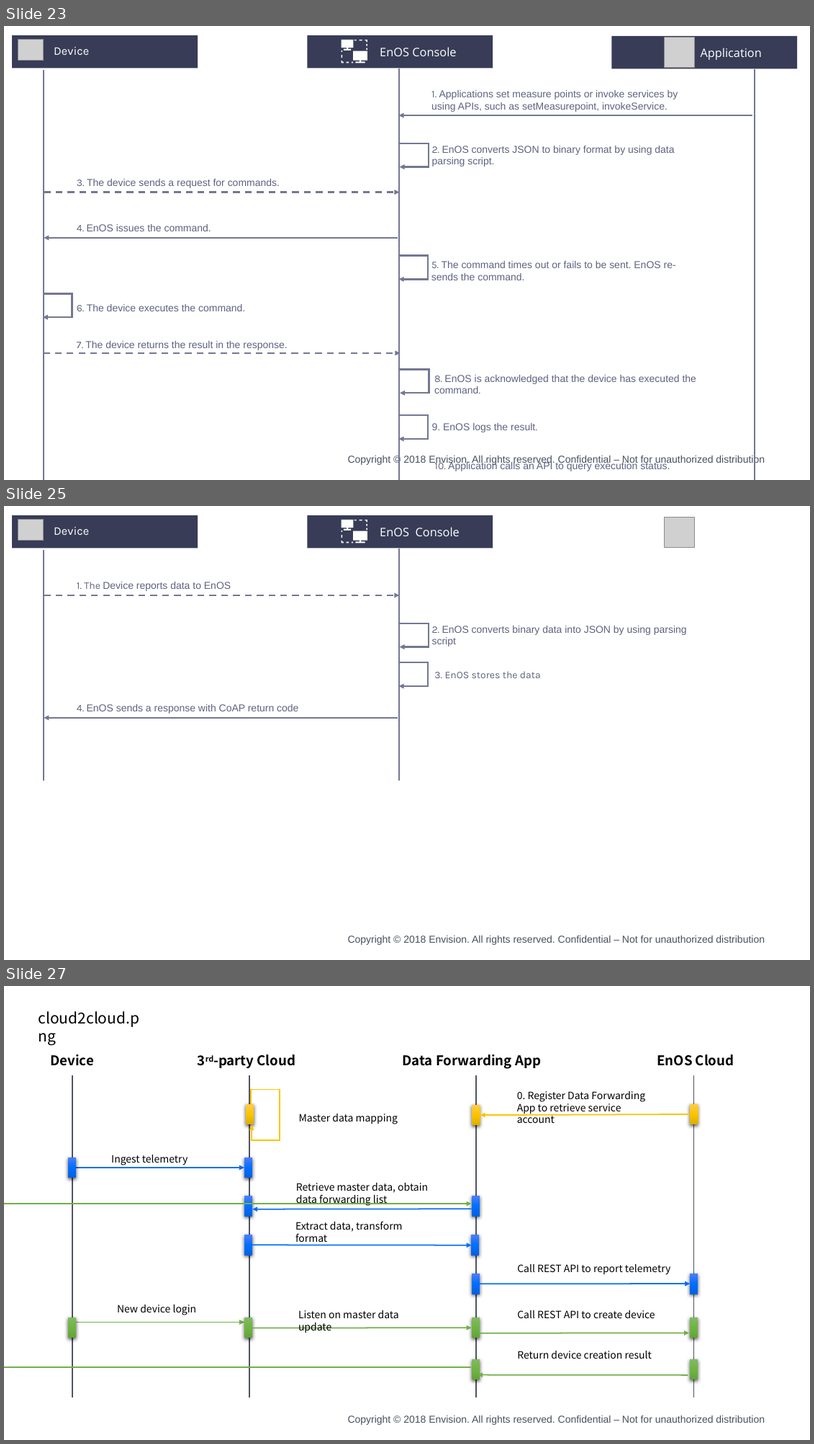
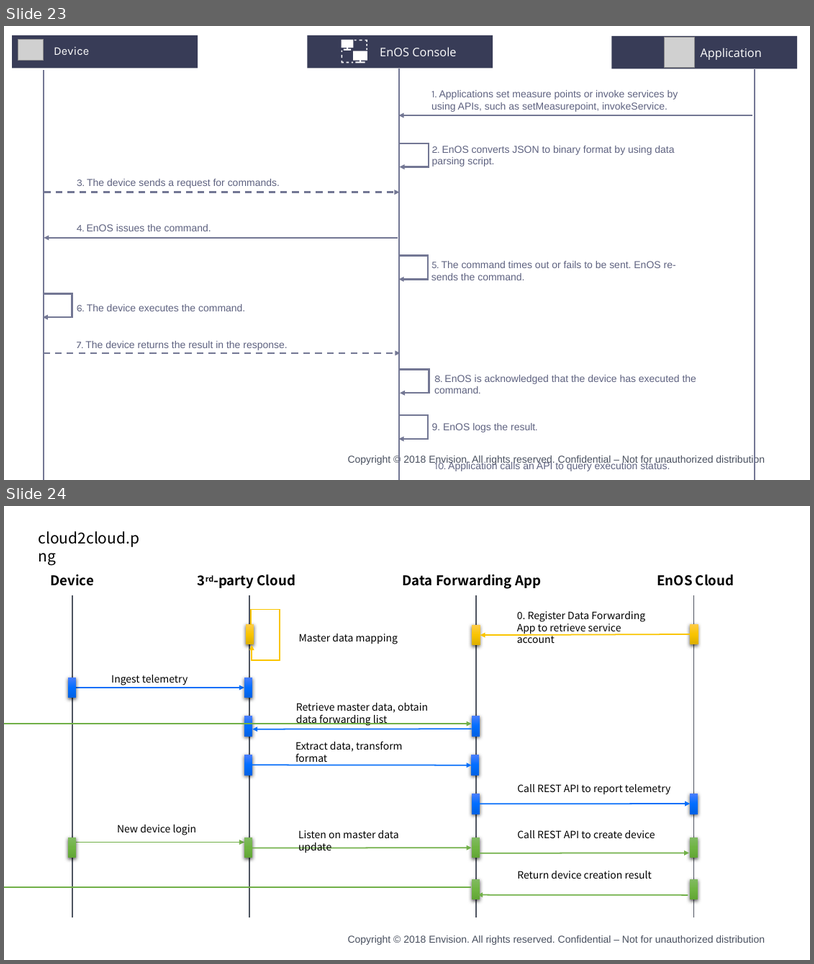
Before and after one commit to kikuchiyo/device_connection_en, a slide deck: media/device_en.pptx. Shown one above the other, each under a label of ours: slides 23, 25 and 27 before the commit, slides 23 and 24 after it; the slides between them are not shown. The pictures are 814x1444 and 814x964 pixels, drawn with LibreOffice and Linux fonts; fonts in the diff are those of the drawing; grey boxes stand for pictures; background and template pictures are left out. Boxes give left, top, right and bottom in pixels: in the first picture for what was removed or moved away, otherwise in the second. Text is boxed around its words. In the diff, an @@ line names an element or a change of style, - is before the commit and + after.

```diff
--- a/media/device_en.pptx
+++ b/media/device_en.pptx
@@ slide 25 removed at (4, 506, 810, 960), background #FFFFFF; not listed: 1 template element that a slide beside it also shows @@
@@ group removed at (12, 515, 786, 780): 7 texts, 4 lines, 2 rectangles, 2 pictures, 2 elbow arrows, 2 arrows, 1 freeform shape @@
-Device
-应用
-1. The Device reports data to EnOS
-2. EnOS converts binary data into JSON by using parsing script
-3. EnOS stores the data
-EnOS Console
-4. EnOS sends a response with CoAP return code
@@ what was slide 27 is now slide 24 @@
```
Also in this commit, not shown: 1 slide changed, 2 other slides removed, 9 other files.
